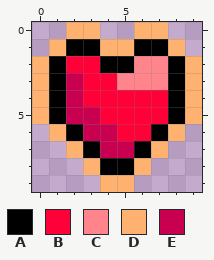
Two states of a pixel-art file, packages/client/src/assets/ui{m}/hp.aseprite. The first picture shows the starting point.
10x10 pixels, 1 frame.
Palette (. is transparent): A #000000  B #ff0038  C #ff848b  D #ffb270  E #c90050
Pixels before, first column x 0:
 0 ..DD..DD..
 1 .DAADDAAD.
 2 DABBAACCAD
 3 DAEBBCCCAD
 4 DAEBBBBBAD
 5 DAEEBBBBAD
 6 .DAEEBBAD.
 7 ..DAEEAD..
 8 ...DAAD...
 9 ....DD....
The result:
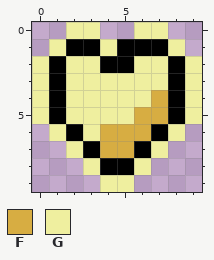
Colours new in this view: F #d7ad42  G #efef9f
Edits made:
Changed rows in their new state; - is an unchanged pixel.
first column x 0:
 0 --GG--GG--
 1 -G--GA--G-
 2 G-GG--GG-G
 3 G-GGGGGG-G
 4 G-GGGGGF-G
 5 G-GGGGFF-G
 6 -G-GFFF-G-
 7 --G-FF-G--
 8 ---G--G---
 9 ----GG----
Boxes around the changes in both pictures, in picture pixels (x1, y1, x2, y2):
changed: (32, 22, 202, 192)
